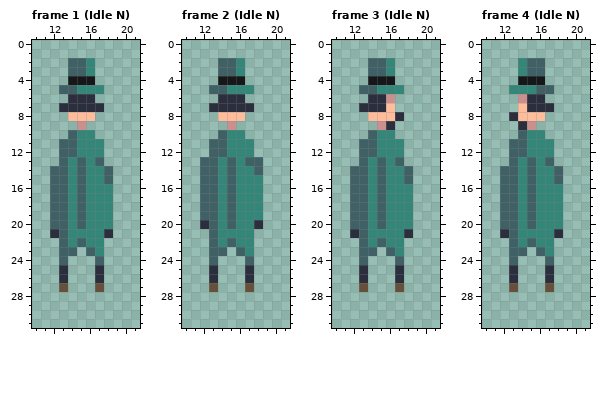
Pixel-art file -- assets/rpg/green.ase. That is the earlier state.
32x32 pixels, 120 frames. Colours within 5 levels of each other are drawn and written as one. Shown: frame 1 (Idle N): x 10..21, y 0..31; frame 2 (Idle N): x 10..21, y 0..31; frame 3 (Idle N): x 10..21, y 0..31; frame 4 (Idle N): x 10..21, y 0..31. The commit also changed other frames, which this record leaves out.
After:
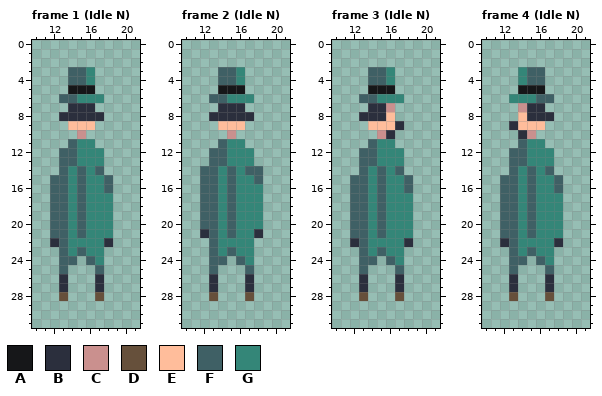
Palette (. is transparent): A #161719  B #2b2f3d  C #ca908e  D #66503b  E #ffbd9b  F #3f6065  G #348678
Changes in this commit:
Changed rows in their new state; - is an unchanged pixel.
Frame 1 (Idle N):
first column x 12:
 2 --...--
 4 --FFG--
 5 -.AAA.-
 6 -FFGGG-
 7 -.---.-
 8 -BBBBB-
 9 --EEE--
10 --.C.--
11 -.---.-
13 --FG-G-
14 .----F.
16 ------F
first column x 12:
21 F--F--G
22 B--G--B
23 --GFG--
24 --F-FG-
25 -F---F-
27 -B---B-
28 -D---D-
Frame 2 (Idle N):
first column x 12:
 2 --...--
 4 --FFG--
 5 -.AAA.-
 6 -FFGGG-
 7 -.---.-
 8 -BBBBB-
 9 --EEE--
10 --.C.--
11 -.---.-
13 .-FG-G.
14 -----F-
15 ------F
first column x 12:
20 F-----G
21 B--F--B
22 ---G---
23 --GFG--
24 --F-FG-
25 -F---F-
27 -B---B-
28 -D---D-
Frame 3 (Idle N):
first column x 12:
 2 --...--
 4 --FFG--
 5 -.AAA.-
 6 -FFGGG-
 7 -.--C--
 8 -BBB-.-
 9 --EEEB-
10 --.CB--
11 -.---.-
13 --FG-G-
14 .----F.
16 ------F
first column x 12:
21 F--F--G
22 B--G--B
23 --GFG--
24 --F-FG-
25 -F---F-
27 -B---B-
28 -D---D-
Frame 4 (Idle N):
first column x 12:
 2 --...--
 4 --GFF--
 5 -.AAA.-
 6 -GGGFF-
 7 --C--.-
 8 -.-BBB-
 9 -BEEE--
10 --BC.--
11 -.---.-
13 --FG-G-
14 .----F.
16 ------F
first column x 12:
21 F--F--G
22 B--G--B
23 --GFG--
24 --F-FG-
25 -F---F-
27 -B---B-
28 -D---D-
